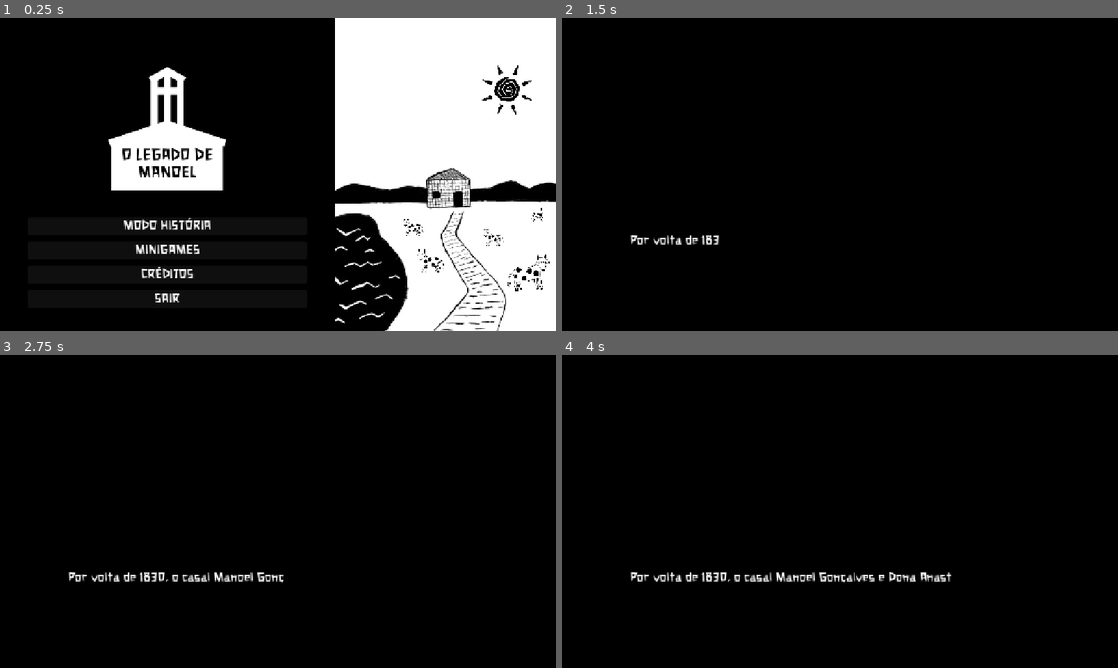
Above: before the commit, frames 1-4 (two rows, left to right).
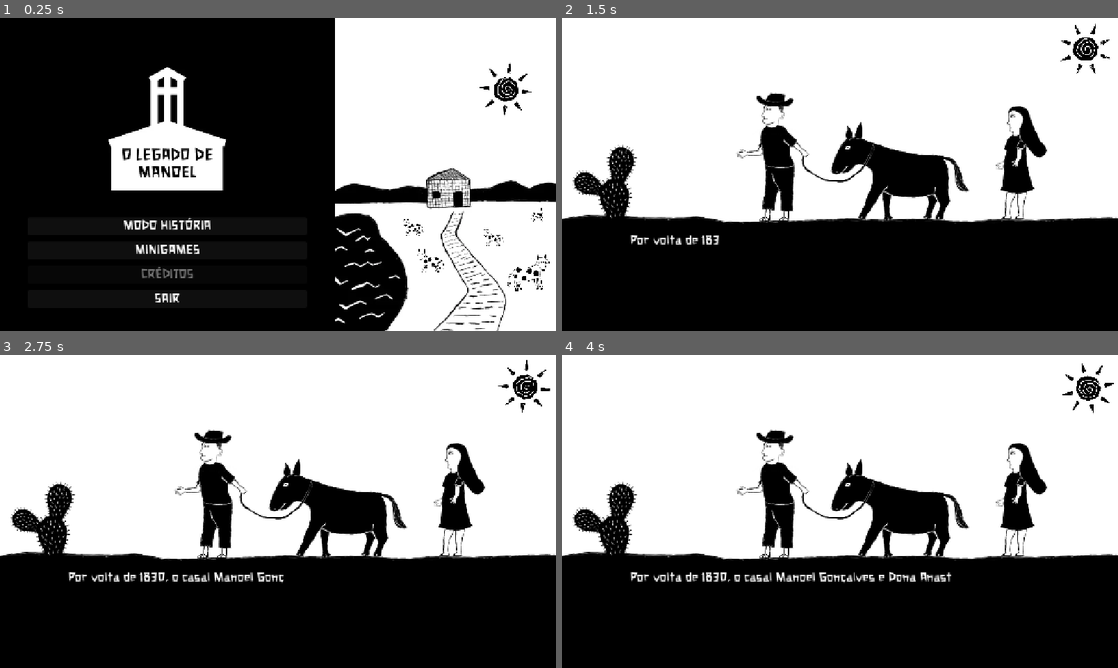
Above: after the commit, the same moments.

Repository: LaercioSR/the-legacy-of-manoel
Game: Godot game, scene res://scenes/ui/menus/main.tscn
The game is run twice, just before and just after one commit, with the same random seed, the same clock (stepped at 60 frames per second) and the same inputs.
Inputs (mouse positions are in pixels of both pictures, inside the frame that each line leads up to):
- Up to frame 1 (0.25 s): no input
- Up to frame 2 (1.5 s): click "MODO HISTÓRIA" at 0.5 s; tap Enter (ui_accept) at 1.25 s; move the mouse to (962, 158) at 1.27 s; hold Right (ui_right) from 1.28 s (still down); click (962, 158) at 1.42 s
- Up to frame 3 (2.75 s): tap Enter (ui_accept) at 1.52 s; release Right (ui_right) at 2 s; drag from (166, 527) to (250, 574) at 2.02 s
- Up to frame 4 (4 s): move the mouse to (895, 442) at 2.77 s; hold Right (ui_right) 2.78-3.5 s; drag from (812, 574) to (673, 464) at 3.52 s

The runs differ from the first frame. In frame 1, 0.6% of the frame differs, in the area x 25-96%, y 14-84%; in frame 2, 58%, in the area x 0-100%, y 0-66%; in frame 3, 58%; in frame 4, 58%.

Commit message:
feat: finishe scene 1

Diff:
--- a/scenes/levels/scene_1.tscn
+++ b/scenes/levels/scene_1.tscn
@@ -1,6 +1,46 @@
-[gd_scene load_steps=2 format=3 uid="uid://dsdswafb2jjq8"]
+[gd_scene load_steps=7 format=3 uid="uid://dsdswafb2jjq8"]
 
 [ext_resource type="Script" uid="uid://cg7ctsqnyrhpa" path="res://scripts/game/scene_1.gd" id="1_ake7g"]
+[ext_resource type="Texture2D" uid="uid://bamucflfvsov6" path="res://assets/textures/scene_1.webp" id="2_ake7g"]
+[ext_resource type="Texture2D" uid="uid://6ltr6i7xvjlv" path="res://assets/textures/sun.webp" id="3_ectdm"]
+
+[sub_resource type="Animation" id="Animation_q8s0e"]
+length = 0.001
+tracks/0/type = "value"
+tracks/0/imported = false
+tracks/0/enabled = true
+tracks/0/path = NodePath(".:rotation")
+tracks/0/interp = 1
+tracks/0/loop_wrap = true
+tracks/0/keys = {
+"times": PackedFloat32Array(0),
+"transitions": PackedFloat32Array(1),
+"update": 0,
+"values": [0.0]
+}
+
+[sub_resource type="Animation" id="Animation_aunhy"]
+resource_name = "rotation"
+length = 16.0
+loop_mode = 1
+tracks/0/type = "value"
+tracks/0/imported = false
+tracks/0/enabled = true
+tracks/0/path = NodePath(".:rotation")
+tracks/0/interp = 1
+tracks/0/loop_wrap = true
+tracks/0/keys = {
+"times": PackedFloat32Array(0, 4, 8, 12, 16),
+"transitions": PackedFloat32Array(1, 1, 1, 1, 1),
+"update": 0,
+"values": [0.0, 1.5708, 3.14159, 4.71239, 6.28319]
+}
+
+[sub_resource type="AnimationLibrary" id="AnimationLibrary_4hybx"]
+_data = {
+&"RESET": SubResource("Animation_q8s0e"),
+&"rotation": SubResource("Animation_aunhy")
+}
 
 [node name="Scene1" type="Node2D" node_paths=PackedStringArray("hud")]
 script = ExtResource("1_ake7g")
@@ -15,3 +55,19 @@
 grow_horizontal = 2
 grow_vertical = 2
 color = Color(0, 0, 0, 1)
+
+[node name="TextureRect" type="TextureRect" parent="HUD"]
+offset_right = 1280.0
+offset_bottom = 480.0
+texture = ExtResource("2_ake7g")
+
+[node name="Sun" type="Sprite2D" parent="HUD/TextureRect"]
+position = Vector2(1203, 79)
+scale = Vector2(0.148926, 0.153031)
+texture = ExtResource("3_ectdm")
+
+[node name="AnimationPlayer" type="AnimationPlayer" parent="HUD/TextureRect/Sun"]
+libraries = {
+&"": SubResource("AnimationLibrary_4hybx")
+}
+autoplay = "rotation"
--- a/scenes/levels/scene_2.tscn
+++ b/scenes/levels/scene_2.tscn
@@ -1,6 +1,7 @@
-[gd_scene load_steps=2 format=3 uid="uid://da7baqfatvpxd"]
+[gd_scene load_steps=3 format=3 uid="uid://da7baqfatvpxd"]
 
 [ext_resource type="Script" uid="uid://7hpgdbbam52q" path="res://scripts/game/scene_2.gd" id="1_dmjis"]
+[ext_resource type="Texture2D" uid="uid://b61ey1jaltx1v" path="res://assets/textures/scene_2.webp" id="2_0p54d"]
 
 [node name="Scene2" type="Node2D" node_paths=PackedStringArray("hud")]
 script = ExtResource("1_dmjis")
@@ -15,3 +16,8 @@
 grow_horizontal = 2
 grow_vertical = 2
 color = Color(0, 0, 0, 1)
+
+[node name="TextureRect" type="TextureRect" parent="HUD"]
+offset_right = 40.0
+offset_bottom = 40.0
+texture = ExtResource("2_0p54d")
--- a/scenes/levels/scene_3.tscn
+++ b/scenes/levels/scene_3.tscn
@@ -1,6 +1,7 @@
-[gd_scene load_steps=2 format=3 uid="uid://cw6ao3l2qlw6q"]
+[gd_scene load_steps=3 format=3 uid="uid://cw6ao3l2qlw6q"]
 
 [ext_resource type="Script" uid="uid://bq3e4qc7ja45l" path="res://scripts/game/scene_3.gd" id="1_567m1"]
+[ext_resource type="Texture2D" uid="uid://8f372q7rpg31" path="res://assets/textures/scene_3.webp" id="2_wskts"]
 
 [node name="Scene3" type="Node2D" node_paths=PackedStringArray("hud")]
 script = ExtResource("1_567m1")
@@ -15,3 +16,8 @@
 grow_horizontal = 2
 grow_vertical = 2
 color = Color(0, 0, 0, 1)
+
+[node name="TextureRect" type="TextureRect" parent="HUD"]
+offset_right = 40.0
+offset_bottom = 40.0
+texture = ExtResource("2_wskts")
--- a/scenes/levels/scene_4.tscn
+++ b/scenes/levels/scene_4.tscn
@@ -1,6 +1,7 @@
-[gd_scene load_steps=2 format=3 uid="uid://bofj5ij24wgd"]
+[gd_scene load_steps=3 format=3 uid="uid://bofj5ij24wgd"]
 
 [ext_resource type="Script" uid="uid://b1v8wgb1bst6i" path="res://scripts/game/scene_4.gd" id="1_q46kt"]
+[ext_resource type="Texture2D" uid="uid://bfooq8wyxj203" path="res://assets/textures/scene_4.webp" id="2_r6qq6"]
 
 [node name="Scene4" type="Node2D" node_paths=PackedStringArray("hud")]
 script = ExtResource("1_q46kt")
@@ -15,3 +16,8 @@
 grow_horizontal = 2
 grow_vertical = 2
 color = Color(0, 0, 0, 1)
+
+[node name="TextureRect" type="TextureRect" parent="HUD"]
+offset_right = 40.0
+offset_bottom = 40.0
+texture = ExtResource("2_r6qq6")
--- a/scenes/levels/scene_5.tscn
+++ b/scenes/levels/scene_5.tscn
@@ -1,6 +1,7 @@
-[gd_scene load_steps=2 format=3 uid="uid://d320x8wmnm0oe"]
+[gd_scene load_steps=3 format=3 uid="uid://d320x8wmnm0oe"]
 
 [ext_resource type="Script" uid="uid://btsk0wkyp4fh0" path="res://scripts/game/scene_5.gd" id="1_mhtcr"]
+[ext_resource type="Texture2D" uid="uid://dq4rxrowgghlo" path="res://assets/textures/scene_5.webp" id="2_yp8f8"]
 
 [node name="Scene5" type="Node2D" node_paths=PackedStringArray("hud")]
 script = ExtResource("1_mhtcr")
@@ -15,3 +16,8 @@
 grow_horizontal = 2
 grow_vertical = 2
 color = Color(0, 0, 0, 1)
+
+[node name="TextureRect" type="TextureRect" parent="HUD"]
+offset_right = 40.0
+offset_bottom = 40.0
+texture = ExtResource("2_yp8f8")
--- a/scenes/levels/scene_6.tscn
+++ b/scenes/levels/scene_6.tscn
@@ -1,6 +1,7 @@
-[gd_scene load_steps=2 format=3 uid="uid://bjdudswhv8xqt"]
+[gd_scene load_steps=3 format=3 uid="uid://bjdudswhv8xqt"]
 
 [ext_resource type="Script" uid="uid://cedmka0kp2ick" path="res://scripts/game/scene_6.gd" id="1_5f5pc"]
+[ext_resource type="Texture2D" uid="uid://ctip7bqp4xcs3" path="res://assets/textures/scene_6.webp" id="2_3w2co"]
 
 [node name="Scene6" type="Node2D" node_paths=PackedStringArray("hud")]
 script = ExtResource("1_5f5pc")
@@ -15,3 +16,8 @@
 grow_horizontal = 2
 grow_vertical = 2
 color = Color(0, 0, 0, 1)
+
+[node name="TextureRect" type="TextureRect" parent="HUD"]
+offset_right = 40.0
+offset_bottom = 40.0
+texture = ExtResource("2_3w2co")
--- a/scenes/ui/dialogs/dialog_screen.tscn
+++ b/scenes/ui/dialogs/dialog_screen.tscn
@@ -57,7 +57,7 @@
 layout_mode = 2
 
 [node name="Faceset" type="TextureRect" parent="Background/HContainer/Border"]
-custom_minimum_size = Vector2(120, 128)
+custom_minimum_size = Vector2(200, 200)
 layout_mode = 1
 anchors_preset = 8
 anchor_left = 0.5
--- a/scenes/ui/menus/main.tscn
+++ b/scenes/ui/menus/main.tscn
@@ -1,16 +1,11 @@
-[gd_scene load_steps=19 format=3 uid="uid://gmp6sdy14y8m"]
+[gd_scene load_steps=14 format=3 uid="uid://gmp6sdy14y8m"]
 
 [ext_resource type="Texture2D" uid="uid://b8arlbss82dh" path="res://assets/textures/menu-bg.webp" id="1_aunhy"]
 [ext_resource type="Script" uid="uid://cx3dm2637swwl" path="res://scripts/game/main.gd" id="1_awd0r"]
-[ext_resource type="FontFile" uid="uid://cebmf2t670e83" path="res://assets/fonts/xilosa.ttf" id="1_fvwao"]
 [ext_resource type="Texture2D" uid="uid://cuiyx8ue1dq0p" path="res://assets/textures/logo.webp" id="1_l47go"]
 [ext_resource type="Texture2D" uid="uid://dqksdi8tq78nj" path="res://assets/textures/cow-painted.webp" id="2_4hybx"]
 [ext_resource type="PackedScene" uid="uid://cb5c3ckut2xd3" path="res://scenes/ui/buttons/menu_button.tscn" id="2_l47go"]
 [ext_resource type="Texture2D" uid="uid://6ltr6i7xvjlv" path="res://assets/textures/sun.webp" id="2_q8s0e"]
-[ext_resource type="Texture2D" uid="uid://16gupmjaplwk" path="res://assets/textures/arrow-hover.webp" id="8_4h46h"]
-[ext_resource type="Texture2D" uid="uid://ba870pd2bpymb" path="res://assets/textures/arrow.webp" id="8_gwpm8"]
-[ext_resource type="Texture2D" uid="uid://vmegolxis5yq" path="res://assets/textures/thumbnail-cow.webp" id="9_4h46h"]
-[ext_resource type="Texture2D" uid="uid://cf516m5xfv08t" path="res://assets/textures/thumbnail-bucket.webp" id="10_0l0lq"]
 
 [sub_resource type="GDScript" id="GDScript_fvwao"]
 
@@ -58,52 +53,28 @@
 tracks/0/type = "value"
 tracks/0/imported = false
 tracks/0/enabled = true
-tracks/0/path = NodePath(".:position")
+tracks/0/path = NodePath(".:rotation")
 tracks/0/interp = 1
 tracks/0/loop_wrap = true
 tracks/0/keys = {
 "times": PackedFloat32Array(0),
 "transitions": PackedFloat32Array(1),
 "update": 0,
-"values": [Vector2(395, 172)]
-}
-tracks/1/type = "value"
-tracks/1/imported = false
-tracks/1/enabled = true
-tracks/1/path = NodePath(".:rotation")
-tracks/1/interp = 1
-tracks/1/loop_wrap = true
-tracks/1/keys = {
-"times": PackedFloat32Array(0),
-"transitions": PackedFloat32Array(1),
-"update": 0,
 "values": [0.0]
 }
 
 [sub_resource type="Animation" id="Animation_aunhy"]
 resource_name = "rotation"
-length = 4.0
+length = 16.0
 loop_mode = 1
 tracks/0/type = "value"
 tracks/0/imported = false
 tracks/0/enabled = true
-tracks/0/path = NodePath(".:position")
-tracks/0/interp = 1
-tracks/0/loop_wrap = true
-tracks/0/keys = {
-"times": PackedFloat32Array(0, 1, 2, 3, 4),
-"transitions": PackedFloat32Array(1, 1, 1, 1, 1),
-"update": 0,
-"values": [Vector2(395, 172), Vector2(395, 172), Vector2(395, 172), Vector2(395, 172), Vector2(395, 172)]
-}
-tracks/1/type = "value"
-tracks/1/imported = false
-tracks/1/enabled = true
-tracks/1/path = NodePath(".:rotation")
-tracks/1/interp = 1
-tracks/1/loop_wrap = true
-tracks/1/keys = {
-"times": PackedFloat32Array(0, 1, 2, 3, 4),
+tracks/0/path = NodePath(".:rotation")
+tracks/0/interp = 1
+tracks/0/loop_wrap = true
+tracks/0/keys = {
+"times": PackedFloat32Array(0, 4, 8, 12, 16),
 "transitions": PackedFloat32Array(1, 1, 1, 1, 1),
 "update": 0,
 "values": [0.0, 1.5708, 3.14159, 4.71239, 6.28319]
@@ -179,6 +150,7 @@
 
 [node name="btnCredits" parent="HBoxContainer/LeftSide/MarginContainer/VBoxContainer2/VBoxContainer" instance=ExtResource("2_l47go")]
 layout_mode = 2
+disabled = true
 text = "CRÉDITOS"
 script = SubResource("GDScript_fvwao")
 
@@ -263,74 +235,6 @@
 }
 autoplay = "rotation"
 
-[node name="minigamesMenu" type="ColorRect" parent="."]
-layout_mode = 1
-anchors_preset = 15
-anchor_right = 1.0
-anchor_bottom = 1.0
-grow_horizontal = 2
-grow_vertical = 2
-color = Color(0, 0, 0, 1)
-
-[node name="MarginContainer" type="MarginContainer" parent="minigamesMenu"]
-layout_mode = 1
-anchors_preset = 15
-anchor_right = 1.0
-anchor_bottom = 1.0
-grow_horizontal = 2
-grow_vertical = 2
-theme_override_constants/margin_left = 40
-theme_override_constants/margin_top = 40
-theme_override_constants/margin_right = 40
-theme_override_constants/margin_bottom = 40
-
-[node name="VBoxContainer" type="VBoxContainer" parent="minigamesMenu/MarginContainer"]
-layout_mode = 2
-theme_override_constants/separation = 48
-
-[node name="minigameHeader" type="HBoxContainer" parent="minigamesMenu/MarginContainer/VBoxContainer"]
-layout_mode = 2
-
-[node name="btnBackInitial" type="TextureButton" parent="minigamesMenu/MarginContainer/VBoxContainer/minigameHeader"]
-custom_minimum_size = Vector2(96, 96)
-layout_mode = 2
-size_flags_horizontal = 0
-texture_normal = ExtResource("8_gwpm8")
-texture_hover = ExtResource("8_4h46h")
-texture_focused = ExtResource("8_4h46h")
-ignore_texture_size = true
-stretch_mode = 5
-
-[node name="Label" type="Label" parent="minigamesMenu/MarginContainer/VBoxContainer/minigameHeader"]
-layout_mode = 2
-size_flags_horizontal = 3
-theme_override_fonts/font = ExtResource("1_fvwao")
-theme_override_font_sizes/font_size = 64
-text = "Escolha um Minigame"
-horizontal_alignment = 1
-
-[node name="minigameList" type="HBoxContainer" parent="minigamesMenu/MarginContainer/VBoxContainer"]
-layout_mode = 2
-theme_override_constants/separation = 32
-alignment = 1
-
-[node name="btnMinigameBucket" type="TextureButton" parent="minigamesMenu/MarginContainer/VBoxContainer/minigameList"]
-custom_minimum_size = Vector2(360, 240)
-layout_mode = 2
-texture_normal = ExtResource("10_0l0lq")
-ignore_texture_size = true
-stretch_mode = 5
-
-[node name="btnMinigameCow" type="TextureButton" parent="minigamesMenu/MarginContainer/VBoxContainer/minigameList"]
-custom_minimum_size = Vector2(360, 240)
-layout_mode = 2
-texture_normal = ExtResource("9_4h46h")
-ignore_texture_size = true
-stretch_mode = 5
-
 [connection signal="pressed" from="HBoxContainer/LeftSide/MarginContainer/VBoxContainer2/VBoxContainer/btnPlay" to="." method="_on_btn_play_pressed"]
 [connection signal="pressed" from="HBoxContainer/LeftSide/MarginContainer/VBoxContainer2/VBoxContainer/btnMinigames" to="." method="_on_btn_minigames_pressed"]
 [connection signal="pressed" from="HBoxContainer/LeftSide/MarginContainer/VBoxContainer2/VBoxContainer/btnExit" to="." method="_on_btn_exit_pressed"]
-[connection signal="pressed" from="minigamesMenu/MarginContainer/VBoxContainer/minigameHeader/btnBackInitial" to="." method="_on_btn_back_initial_pressed"]
-[connection signal="pressed" from="minigamesMenu/MarginContainer/VBoxContainer/minigameList/btnMinigameBucket" to="." method="_on_btn_minigame_bucket_pressed"]
-[connection signal="pressed" from="minigamesMenu/MarginContainer/VBoxContainer/minigameList/btnMinigameCow" to="." method="_on_btn_minigame_cow_pressed"]
--- /dev/null
+++ b/scenes/ui/menus/minigames.tscn
@@ -0,0 +1,86 @@
+[gd_scene load_steps=7 format=3 uid="uid://dpacq5mbjs3bp"]
+
+[ext_resource type="Texture2D" uid="uid://ba870pd2bpymb" path="res://assets/textures/arrow.webp" id="1_tmbcm"]
+[ext_resource type="Script" uid="uid://cjpxyd0revfd1" path="res://scripts/game/menu_minigames.gd" id="1_uwy8j"]
+[ext_resource type="Texture2D" uid="uid://16gupmjaplwk" path="res://assets/textures/arrow-hover.webp" id="2_uwy8j"]
+[ext_resource type="FontFile" uid="uid://cebmf2t670e83" path="res://assets/fonts/xilosa.ttf" id="3_5y44y"]
+[ext_resource type="Texture2D" uid="uid://cf516m5xfv08t" path="res://assets/textures/thumbnail-bucket.webp" id="4_2c1f0"]
+[ext_resource type="Texture2D" uid="uid://vmegolxis5yq" path="res://assets/textures/thumbnail-cow.webp" id="5_57vm4"]
+
+[node name="MenuMinigames" type="Control"]
+layout_mode = 3
+anchors_preset = 15
+anchor_right = 1.0
+anchor_bottom = 1.0
+grow_horizontal = 2
+grow_vertical = 2
+script = ExtResource("1_uwy8j")
+
+[node name="bg" type="ColorRect" parent="."]
+layout_mode = 1
+anchors_preset = 15
+anchor_right = 1.0
+anchor_bottom = 1.0
+grow_horizontal = 2
+grow_vertical = 2
+color = Color(0, 0, 0, 1)
+
+[node name="MarginContainer" type="MarginContainer" parent="."]
+layout_mode = 1
+anchors_preset = 15
+anchor_right = 1.0
+anchor_bottom = 1.0
+grow_horizontal = 2
+grow_vertical = 2
+theme_override_constants/margin_left = 40
+theme_override_constants/margin_top = 40
+theme_override_constants/margin_right = 40
+theme_override_constants/margin_bottom = 40
+
+[node name="VBoxContainer" type="VBoxContainer" parent="MarginContainer"]
+layout_mode = 2
+theme_override_constants/separation = 48
+
+[node name="minigameHeader" type="HBoxContainer" parent="MarginContainer/VBoxContainer"]
+layout_mode = 2
+
+[node name="btnBackInitial" type="TextureButton" parent="MarginContainer/VBoxContainer/minigameHeader"]
+custom_minimum_size = Vector2(96, 96)
+layout_mode = 2
+size_flags_horizontal = 0
+texture_normal = ExtResource("1_tmbcm")
+texture_hover = ExtResource("2_uwy8j")
+texture_focused = ExtResource("2_uwy8j")
+ignore_texture_size = true
+stretch_mode = 5
+
+[node name="Label" type="Label" parent="MarginContainer/VBoxContainer/minigameHeader"]
+layout_mode = 2
+size_flags_horizontal = 3
+theme_override_fonts/font = ExtResource("3_5y44y")
+theme_override_font_sizes/font_size = 64
+text = "Escolha um Minigame"
+horizontal_alignment = 1
+
+[node name="minigameList" type="HBoxContainer" parent="MarginContainer/VBoxContainer"]
+layout_mode = 2
+theme_override_constants/separation = 32
+alignment = 1
+
+[node name="btnMinigameBucket" type="TextureButton" parent="MarginContainer/VBoxContainer/minigameList"]
+custom_minimum_size = Vector2(360, 240)
+layout_mode = 2
+texture_normal = ExtResource("4_2c1f0")
+ignore_texture_size = true
+stretch_mode = 5
+
+[node name="btnMinigameCow" type="TextureButton" parent="MarginContainer/VBoxContainer/minigameList"]
+custom_minimum_size = Vector2(360, 240)
+layout_mode = 2
+texture_normal = ExtResource("5_57vm4")
+ignore_texture_size = true
+stretch_mode = 5
+
+[connection signal="pressed" from="MarginContainer/VBoxContainer/minigameHeader/btnBackInitial" to="." method="_on_btn_back_initial_pressed"]
+[connection signal="pressed" from="MarginContainer/VBoxContainer/minigameList/btnMinigameBucket" to="." method="_on_btn_minigame_bucket_pressed"]
+[connection signal="pressed" from="MarginContainer/VBoxContainer/minigameList/btnMinigameCow" to="." method="_on_btn_minigame_cow_pressed"]
--- a/scripts/game/main.gd
+++ b/scripts/game/main.gd
@@ -1,13 +1,4 @@
 extends Control
-
-@onready var h_box_container: HBoxContainer = $HBoxContainer
-@onready var minigames_menu: ColorRect = $minigamesMenu
-
-var MINIGAME_COW = preload("res://scenes/levels/minigame_cow.tscn")
-
-func _ready() -> void:
-	minigames_menu.hide()
-	h_box_container.show()
 
 func _on_btn_play_pressed() -> void:
 	get_tree().change_scene_to_file("res://scenes/levels/scene_1.tscn")
@@ -16,19 +7,4 @@
 	get_tree().quit()
 
 func _on_btn_minigames_pressed() -> void:
-	h_box_container.hide()
-	minigames_menu.show()
-
-func _on_btn_back_initial_pressed() -> void:
-	minigames_menu.hide()
-	h_box_container.show()
-
-func _on_btn_minigame_cow_pressed() -> void:
-	var minigame = preload("res://scenes/levels/minigame_cow.tscn").instantiate()
-	minigame.initialize(MinigameCow.GameMode.MENU, 30, 0.8)
-	get_parent().add_child(minigame)
-
-
-func _on_btn_minigame_bucket_pressed() -> void:
-	var minigame = preload("res://scenes/levels/minigame_bucket.tscn").instantiate()
-	get_parent().add_child(minigame)
+	get_tree().change_scene_to_file("res://scenes/ui/menus/minigames.tscn")
--- /dev/null
+++ b/scripts/game/menu_minigames.gd
@@ -0,0 +1,16 @@
+extends Control
+
+func _on_btn_minigame_cow_pressed() -> void:
+	var minigame = preload("res://scenes/levels/minigame_cow.tscn").instantiate()
+	minigame.initialize(MinigameCow.GameMode.MENU, 30, 0.8)
+	get_parent().add_child(minigame)
+
+
+func _on_btn_minigame_bucket_pressed() -> void:
+	var minigame = preload("res://scenes/levels/minigame_bucket.tscn").instantiate()
+	minigame.initialize(MinigameCow.GameMode.MENU, 30)
+	get_parent().add_child(minigame)
+
+
+func _on_btn_back_initial_pressed() -> void:
+	get_tree().change_scene_to_file("res://scenes/ui/menus/main.tscn")
--- a/scripts/game/scene_3.gd
+++ b/scripts/game/scene_3.gd
@@ -8,11 +8,13 @@
 	},
 	1: {
 		"title": "Anastácia",
-		"dialog": "Manoel... a água tá sumindo. Preciso buscar mais antes que acabe de vez."
+		"dialog": "Manoel... a água tá sumindo. Preciso buscar mais antes que acabe de vez.",
+		"faceset": "res://assets/textures/anastacia_faceset.webp"
 	},
 	2: {
 		"title": "Manoel",
-		"dialog": "Vá com calma, minha velha. Cuidado com o caminho."
+		"dialog": "Vá com calma, minha velha. Cuidado com o caminho.",
+		"faceset": "res://assets/textures/manoel_faceset.webp"
 	},
 }
 
--- a/scripts/game/scene_4.gd
+++ b/scripts/game/scene_4.gd
@@ -8,11 +8,13 @@
 	},
 	1: {
 		"title": "Manoel",
-		"dialog": "Oh minha velha, vamos ter que nos mudar para mais perto da lagoa."
+		"dialog": "Oh minha velha, vamos ter que nos mudar para mais perto da lagoa.",
+		"faceset": "res://assets/textures/manoel_faceset.webp"
 	},
 	2: {
 		"title": "Anastácia",
-		"dialog": "Acho uma boa, meu velho!"
+		"dialog": "Acho uma boa, meu velho!",
+		"faceset": "res://assets/textures/anastacia_faceset.webp"
 	},
 }
 
Binary file added: assets/textures/anastacia_faceset.webp
Binary file added: assets/textures/manoel_faceset.webp
Binary file added: assets/textures/scene_1.webp
Binary file added: assets/textures/scene_2.webp
Binary file added: assets/textures/scene_3.webp
Binary file added: assets/textures/scene_4.webp
Binary file added: assets/textures/scene_5.webp
Binary file added: assets/textures/scene_6.webp
Not shown, added: scripts/game/menu_minigames.gd.uid
